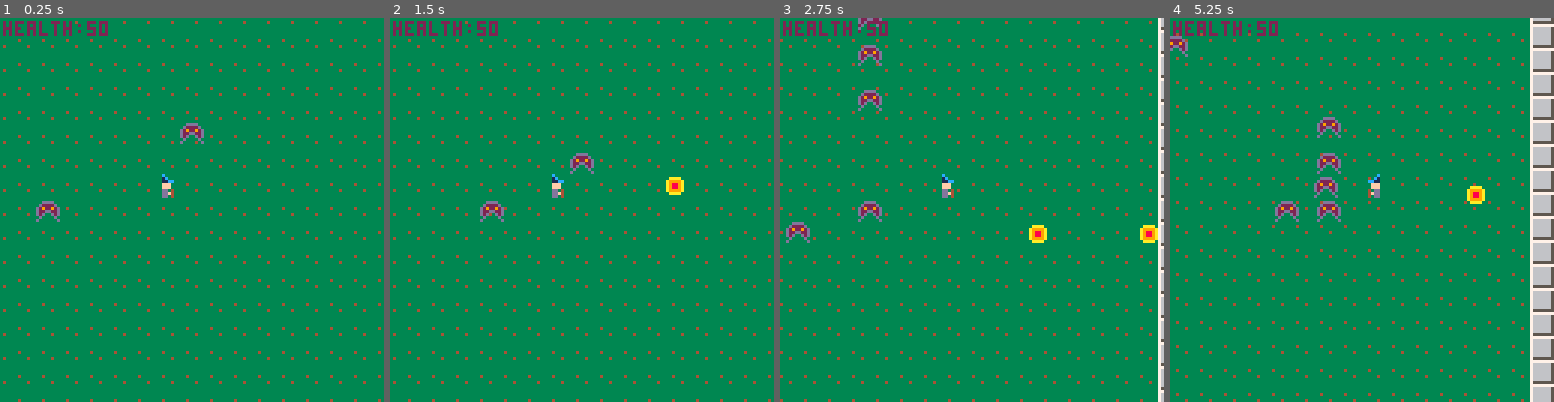
Above: before the commit, frames 1-4 (left to right).
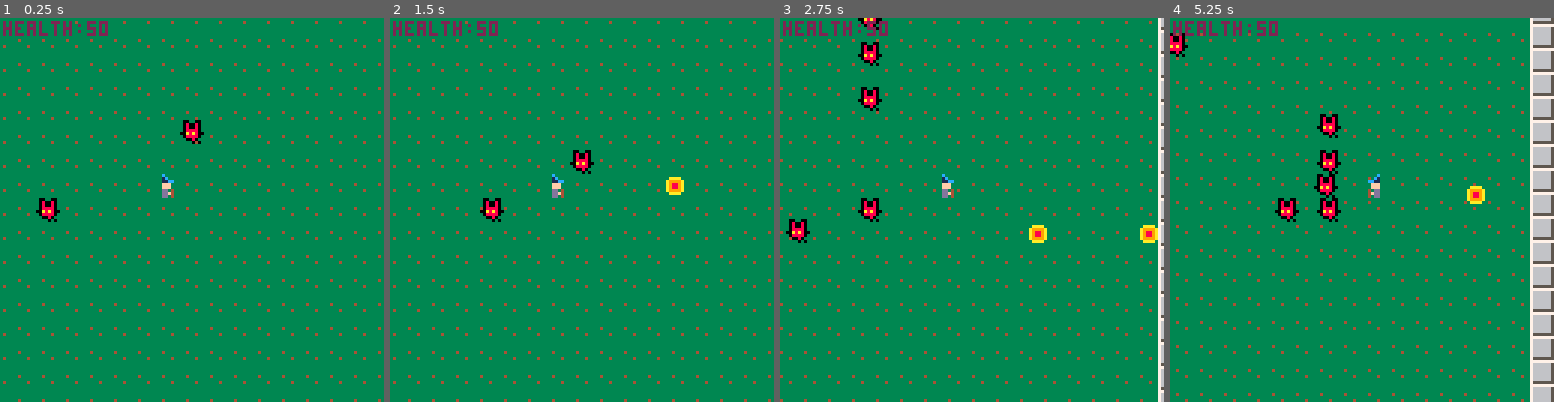
Above: after the commit, the same moments.

Repository: CRBroughton/pico-survivors
Game: PICO-8 cartridge pico-survivors.p8
Same seed, same stepped clock (60 frames per second), same inputs: the game is played once before the commit and once after it.
Inputs:
- Up to frame 1 (0.25 s): no input
- Up to frame 2 (1.5 s): no input
- Up to frame 3 (2.75 s): hold Right 1.6-2.1 s; hold Up 2.15-2.42 s; hold Right from 2.47 s (still down)
- Up to frame 4 (5.25 s): release Right at 3.03 s; hold Left 3.08-3.58 s; hold Down 3.63-3.97 s; hold Right 4.02-4.68 s; hold Up 4.73-5.03 s; hold Left from 5.08 s (still down)

The runs differ from the first frame. In frame 1, 0.6% of the frame differs, in the area x 9-54%, y 26-54%; in frame 2, 0.6%; in frame 3, 1.3%; in frame 4, 1.8%, in the area x 0-45%, y 3-54%.

Commit message:
feat: :art: add some basic enemy sprites

Diff:
--- a/main.lua
+++ b/main.lua
@@ -64,7 +64,10 @@
     enemies.new = function (player, projectiles)
         local self = {
             dt = 4,
-            lastEnemy = 0,
+            tick = 0,
+            step = 8,
+            frame = 1,
+            sprites = { 52, 52 }
             -- ['waves'] = {
             --     [1] = {
             --         sprite = 3,
@@ -97,6 +100,12 @@
             return x, y
         end
 
+        function self.animate()
+            self.tick = (self.tick + 1) % self.step
+            if self.tick == 0 then
+                self.frame = self.frame %#self.sprites + 1
+            end
+        end
 
         function self.createWave(waveNumber)
             local id = 0
@@ -105,7 +114,6 @@
                 add(enemies, {
                     x = x,
                     y = y,
-                    sprite = 3,
                     id = 0,
                 })
             end
@@ -113,7 +121,9 @@
 
         function self.draw()
             for en in all(enemies) do
-                spr(en.sprite, en.x, en.y)
+                pal(14, 0)
+                spr(self.sprites[self.frame], en.x, en.y)
+                pal()
             end
         end
 
@@ -328,6 +338,7 @@
     player.move()
     projectiles.update()
     enemies.update()
+    enemies.animate()
 end
 
 function _draw()
--- a/pico-survivors.p8
+++ b/pico-survivors.p8
@@ -27,14 +27,14 @@
 00000000000000000000000000000000000000000000000000000000000000000000000000000000000000000000000000000000000000000000000000000000
 00000000000000000000000000000000000000000000000000000000000000000000000000000000000000000000000000000000000000000000000000000000
 00000000000000000000000000000000000000000000000000000000000000000000000000000000000000000000000000000000000000000000000000000000
-00000000000000000000000000000000000000000000000000000000000000000000000000000000000000000000000000000000000000000000000000000000
-00000000000000000000000000000000000000000000000000000000000000000000000000000000000000000000000000000000000000000000000000000000
-00000000000000000000000000000000000000000000000000000000000000000000000000000000000000000000000000000000000000000000000000000000
-00000000000000000000000000000000000000000000000000000000000000000000000000000000000000000000000000000000000000000000000000000000
-00000000000000000000000000000000000000000000000000000000000000000000000000000000000000000000000000000000000000000000000000000000
-00000000000000000000000000000000000000000000000000000000000000000000000000000000000000000000000000000000000000000000000000000000
-00000000000000000000000000000000000000000000000000000000000000000000000000000000000000000000000000000000000000000000000000000000
-00000000000000000000000000000000000000000000000000000000000000000000000000000000000000000000000000000000000000000000000000000000
+000660000000000000000000000000000ee00ee00000000000000000000000000000000000000000000000000000000000000000000000000000000000000000
+006666000006600000000000000000000e8ee8e00ee00ee000000000000000000000000000000000000000000000000000000000000000000000000000000000
+006e6e0000666600000000000000ee000e8ee8e00e8ee8e000000000000000000000000000000000000000000000000000000000000000000000000000000000
+00566600006e6e00000eee00000e88e00e8888e00e8ee8e000000000000000000000000000000000000000000000000000000000000000000000000000000000
+06555560005666000ee888e000e8828eeea8a8ee0e8888e000000000000000000000000000000000000000000000000000000000000000000000000000000000
+6006600006555560e288828e0e28888e0e8888e0eea8a8ee00000000000000000000000000000000000000000000000000000000000000000000000000000000
+0055550060066000e228888e0e22888e00ee8e000e8888e000000000000000000000000000000000000000000000000000000000000000000000000000000000
+00500500005005000eeeeee00eeeeee00000e0e000ee8e0000000000000000000000000000000000000000000000000000000000000000000000000000000000
 00000000000000000000000000000000000000000000000000000000000000000000000000000000000000000000000000000000000000000000000000000000
 00000000000000000000000000000000000000000000000000000000000000000000000000000000000000000000000000000000000000000000000000000000
 00000000000000000000000000000000000000000000000000000000000000000000000000000000000000000000000000000000000000000000000000000000
